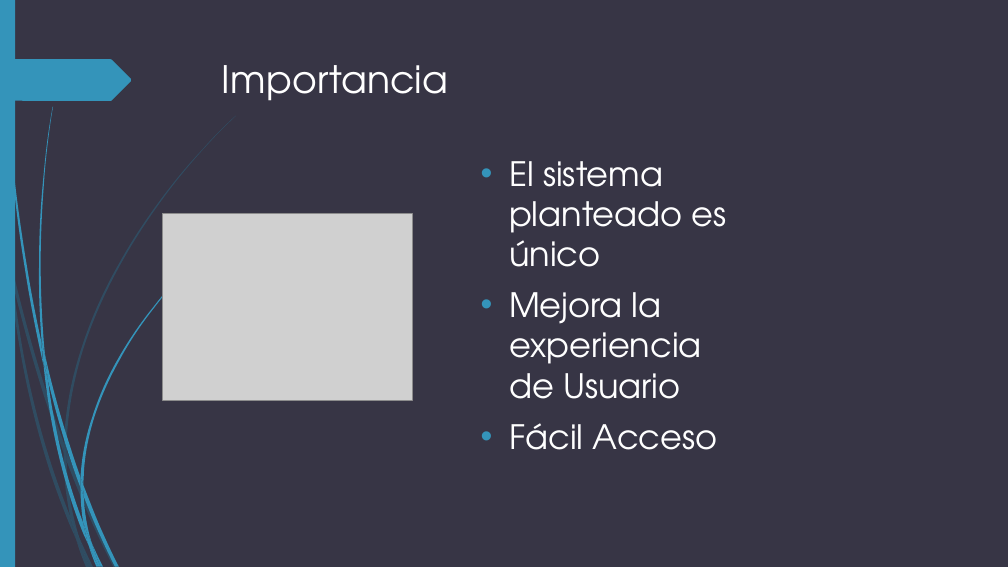
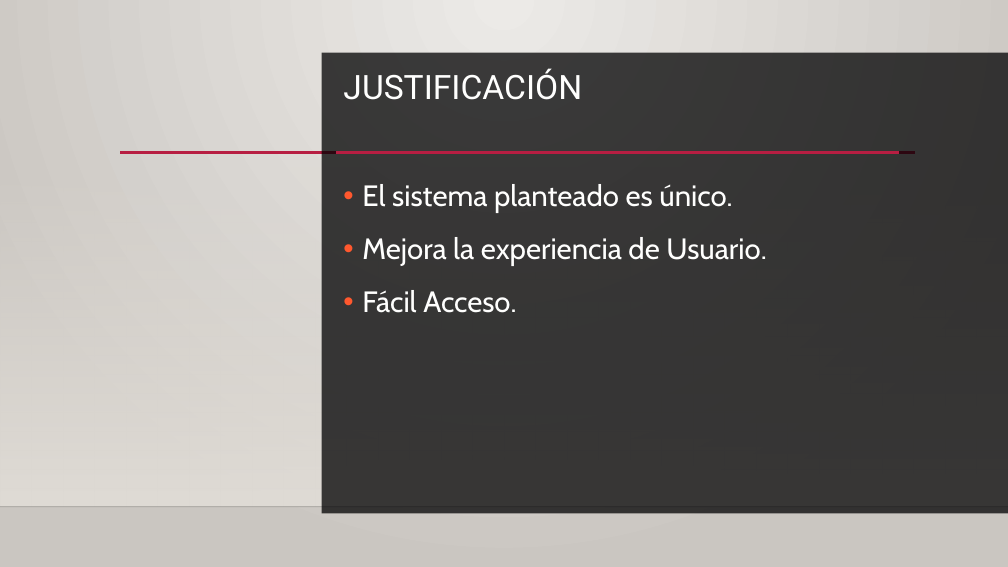
Before and after one commit to nicolay-dev/ProyectoOdontologico, a slide deck: slide 4 of Documentación/Oral-Care-Expo.pptx. Drawn at 1008x567 pixels with LibreOffice and Linux fonts; fonts in the diff are those of the drawing; grey boxes stand for pictures; background and template pictures are left out. Boxes give left, top, right and bottom in pixels: in the first picture for what was removed or moved away, otherwise in the second. Text is boxed around its words. In the diff, an @@ line names an element or a change of style, - is before the commit and + after.

```diff
--- a/Documentación/Oral-Care-Expo.pptx
+++ b/Documentación/Oral-Care-Expo.pptx
@@ background #373545 to picture (left out) @@
@@ rectangle removed at (x1=0, y1=0, x2=15, y2=567) @@
@@ freeform shape removed at (x1=0, y1=59, x2=132, y2=101) @@
@@ rectangle added at (x1=322, y1=53, x2=1008, y2=513), fill #000001 at 75% opacity @@
@@ title at (x1=343, y1=68, x2=582, y2=100): text changed; size 36 to 32 pt; font TeX Gyre Adventor to Roboto; text colour #FFFFFF to #FFFFFE @@
-Importancia
+JUSTIFICACIÓN
@@ rectangle added at (x1=0, y1=167, x2=1008, y2=507), fill gradient #DFDBD5 @@
@@ line added from (120, 153) to (915, 153), #B71E42 2.5 pt @@
@@ line added from (337, 153) to (900, 153), #B71E42 2.5 pt @@
@@ text at (x1=362, y1=184, x2=766, y2=313): text changed; size 32 to 28 pt; font TeX Gyre Adventor to Cabin; text colour #FFFFFF to #FFFFFE @@
-• El sistema planteado es único
-• Mejora la experiencia de Usuario
-• Fácil Acceso
+• El sistema planteado es único.
+• Mejora la experiencia de Usuario.
+• Fácil Acceso.
@@ picture removed at (x1=163, y1=213, x2=412, y2=401) @@
@@ line added from (0, 507) to (1008, 507), #000001 1 pt @@
@@ group removed at (x1=0, y1=116, x2=236, y2=567): 10 freeform shapes @@
@@ group removed at (x1=2, y1=0, x2=197, y2=567): 12 freeform shapes @@
```
Also in this commit, not shown: 12 other slides changed, 1 slide added.
